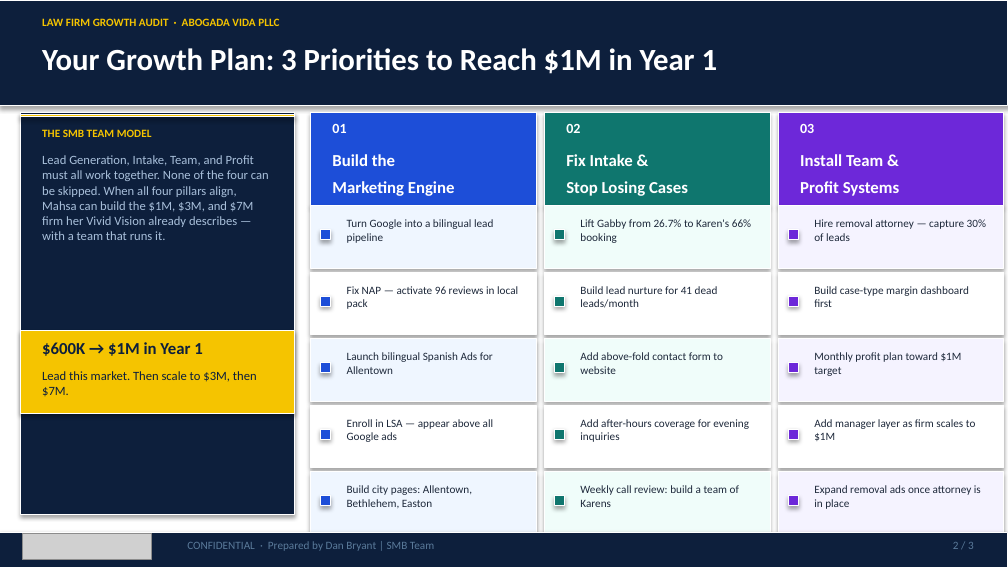
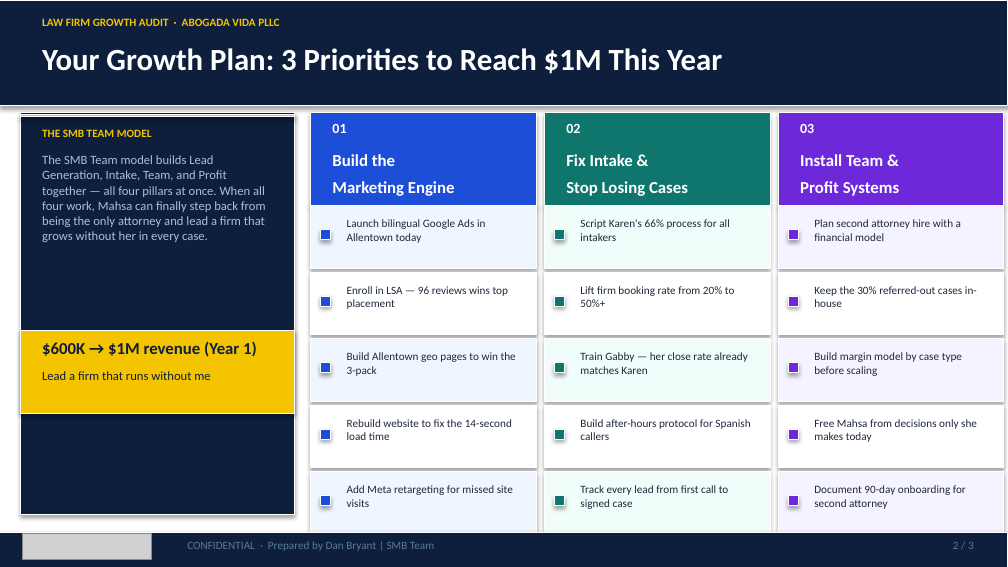
Before and after one commit to SMB-Team-Technology/workwith-smbteam, a slide deck: slide 2 of abogada-vida/AbogadaVida_July132026_Proposal.pptx. Drawn at 1008x567 pixels with LibreOffice and Linux fonts; fonts in the diff are those of the drawing; grey boxes stand for pictures. Boxes give left, top, right and bottom in pixels: in the first picture for what was removed or moved away, otherwise in the second. Text is boxed around its words. In the diff, an @@ line names an element or a change of style, - is before the commit and + after.

```diff
--- a/abogada-vida/AbogadaVida_July132026_Proposal.pptx
+++ b/abogada-vida/AbogadaVida_July132026_Proposal.pptx
@@ text at (42,48,722,74): text changed @@
-Your Growth Plan: 3 Priorities to Reach $1M in Year 1
+Your Growth Plan: 3 Priorities to Reach $1M This Year
@@ text at (42,155,266,242): text changed @@
-Lead Generation, Intake, Team, and Profit must all work together. None of the four can be skipped. When all four pillars align, Mahsa can build the $1M, $3M, and $7M firm her Vivid Vision already describes — with a team that runs it.
+The SMB Team model builds Lead Generation, Intake, Team, and Profit together — all four pillars at once. When all four work, Mahsa can finally step back from being the only attorney and lead a firm that grows without her in every case.
@@ text at (347,219,485,243): text changed @@
-Turn Google into a bilingual lead pipeline
+Launch bilingual Google Ads in Allentown today
@@ text at (580,219,730,241): text changed @@
-Lift Gabby from 26.7% to Karen's 66% booking
+Script Karen's 66% process for all intakers
@@ text at (814,219,961,241): text changed @@
-Hire removal attorney — capture 30% of leads
+Plan second attorney hire with a financial model
@@ text at (347,286,508,309): text changed @@
-Fix NAP — activate 96 reviews in local pack
+Enroll in LSA — 96 reviews wins top placement
@@ text at (580,286,735,307): text changed @@
-Build lead nurture for 41 dead leads/month
+Lift firm booking rate from 20% to 50%+
@@ text at (814,286,977,307): text changed @@
-Build case-type margin dashboard first
+Keep the 30% referred-out cases in-house
@@ text at (42,341,257,357): text changed @@
-$600K → $1M in Year 1
+$600K → $1M revenue (Year 1)
@@ text at (347,352,516,376): text changed @@
-Launch bilingual Spanish Ads for Allentown
+Build Allentown geo pages to win the 3-pack
@@ text at (580,352,748,374): text changed @@
-Add above-fold contact form to website
+Train Gabby — her close rate already matches Karen
@@ text at (814,352,962,376): text changed @@
-Monthly profit plan toward $1M target
+Build margin model by case type before scaling
@@ text at (42,371,210,380): text changed @@
-Lead this market. Then scale to $3M, then $7M.
+Lead a firm that runs without me
@@ text at (347,419,512,440): text changed @@
-Enroll in LSA — appear above all Google ads
+Rebuild website to fix the 14-second load time
@@ text at (580,419,750,440): text changed @@
-Add after-hours coverage for evening inquiries
+Build after-hours protocol for Spanish callers
@@ text at (814,419,977,442): text changed @@
-Add manager layer as firm scales to $1M
+Free Mahsa from decisions only she makes today
@@ text at (347,485,513,507): text changed @@
-Build city pages: Allentown, Bethlehem, Easton
+Add Meta retargeting for missed site visits
@@ text at (580,485,729,509): text changed @@
-Weekly call review: build a team of Karens
+Track every lead from first call to signed case
@@ text at (814,485,966,509): text changed @@
-Expand removal ads once attorney is in place
+Document 90-day onboarding for second attorney
```
Also in this commit, not shown: 2 other slides changed, 1 other file.
